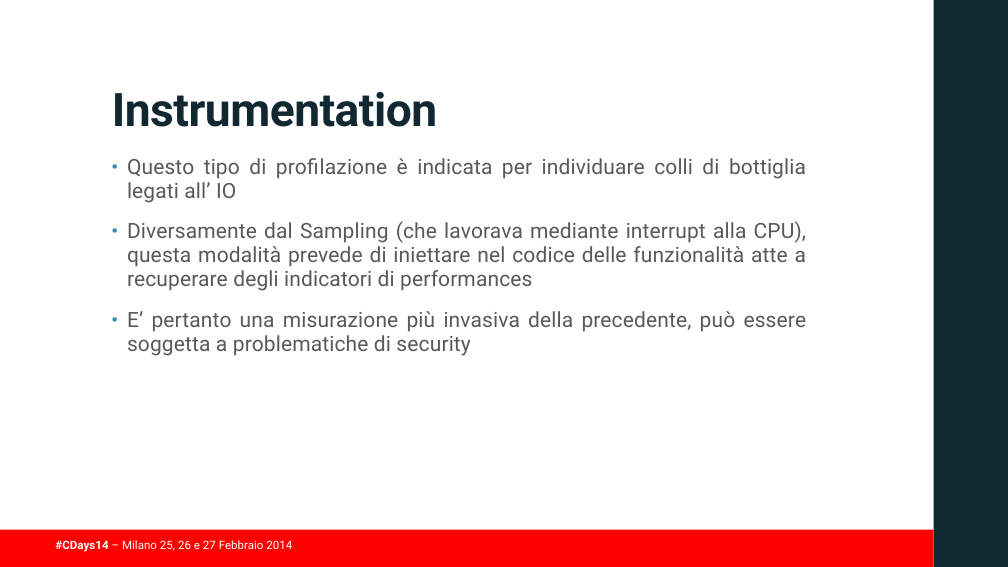
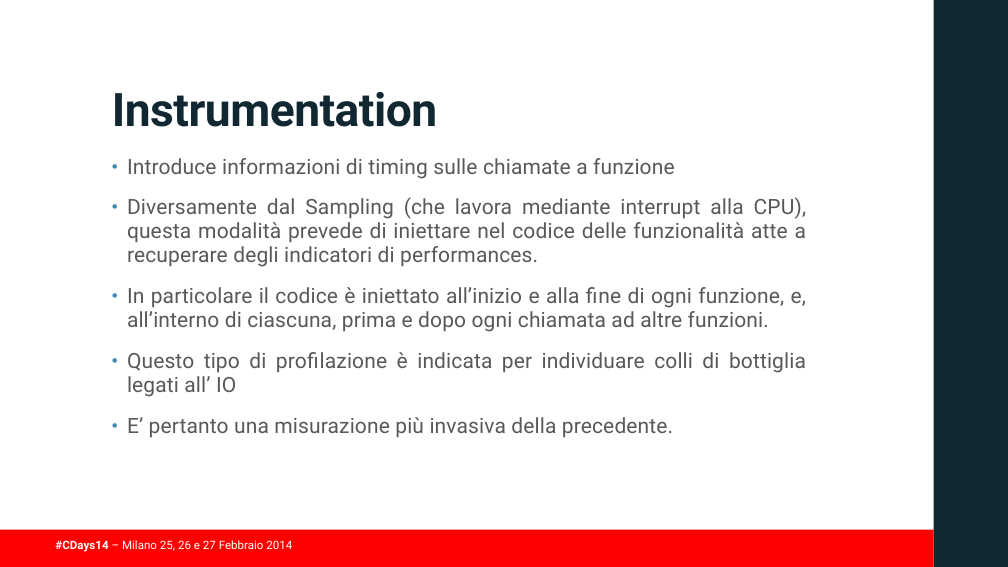
Before and after one commit to guidop/CDays14, a slide deck: slide 25 of presentazioneCDAYS2014.pptx (slide 23 before the commit). Drawn at 1008x567 pixels with LibreOffice and Linux fonts; fonts in the diff are those of the drawing; background and template pictures are left out. Boxes give left, top, right and bottom in pixels: in the first picture for what was removed or moved away, otherwise in the second. Text is boxed around its words. In the diff, an @@ line names an element or a change of style, - is before the commit and + after.

Commit message:
altre slide

```diff
--- a/presentazioneCDAYS2014.pptx
+++ b/presentazioneCDAYS2014.pptx
@@ text at [127, 158, 806, 332]: paragraphs added @@
+• Introduce informazioni di timing sulle chiamate a funzione
+• Diversamente dal Sampling (che lavora mediante interrupt alla CPU), questa modalità prevede di iniettare nel codice delle funzionalità atte a recuperare degli indicatori di performances.
+• In particolare il codice è iniettato all’inizio e alla fine di ogni funzione, e, all’interno di ciascuna, prima e dopo ogni chiamata ad altre funzioni.
@@ text at [127, 417, 673, 438]: text changed @@
-• Diversamente dal Sampling (che lavorava mediante interrupt alla CPU), questa modalità prevede di iniettare nel codice delle funzionalità atte a recuperare degli indicatori di performances
-• E’ pertanto una misurazione più invasiva della precedente, può essere soggetta a problematiche di security
+• E’ pertanto una misurazione più invasiva della precedente.
```
Also in this commit, not shown: 1 other slide changed, 5 slides added.
